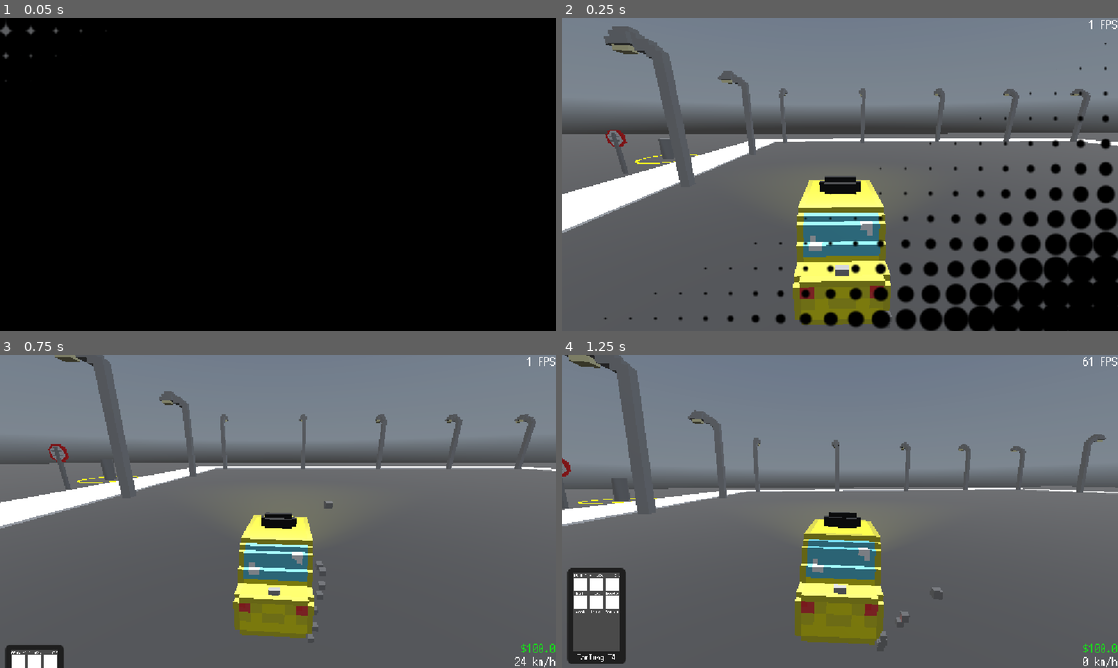
Above: before the commit, frames 1-4 (two rows, left to right).
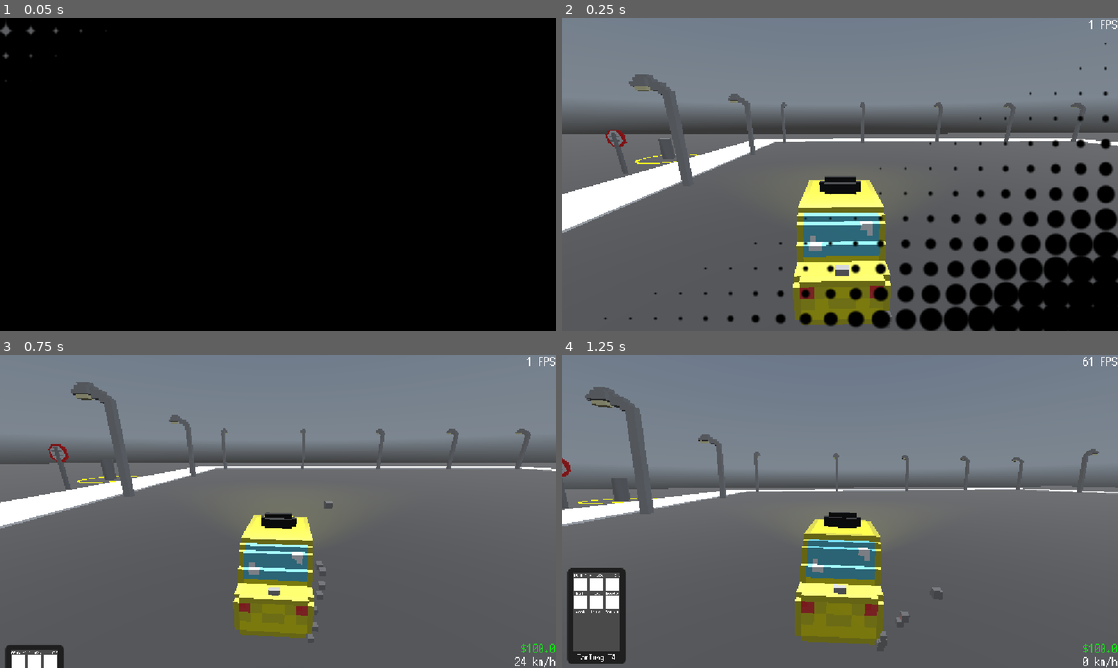
Above: after the commit, the same moments.

Repository: RafaeloxMC/super-taxi-sim
Game: Godot game, scene res://scenes/map/world.tscn
Two runs of this game, one before a commit and one after it. Both use one fixed random seed, a clock stepped at 60 frames per second and the inputs below. This scene is started directly instead of the project's main scene. A sky picture missing from this copy of the repository is replaced by a grey-blue gradient.
Inputs (mouse positions are in pixels of both pictures, inside the frame that each line leads up to):
- Up to frame 1 (0.05 s): no input
- Up to frame 2 (0.25 s): no input
- Up to frame 3 (0.75 s): tap Enter at 0.5 s; move the mouse to (400, 495) at 0.52 s; hold D (steer_right) from 0.53 s (still down); tap Q (phone) at 0.6 s; click (400, 495) at 0.67 s
- Up to frame 4 (1.25 s): keep holding D (steer_right)

Frame 1 is identical in both runs. In frame 2, 2.1% of the frame differs, in the area x 7-96%, y 2-53%; in frame 3, 1.7%; in frame 4, 2.3%, in the area x 0-98%, y 0-51%.

Commit message:
Decrease street lamp size

Diff:
--- a/scenes/map/street_lamp.tscn
+++ b/scenes/map/street_lamp.tscn
@@ -4,6 +4,7 @@
 [ext_resource type="PackedScene" uid="uid://btqr5bbym8hgn" path="res://assets/models/street_lamp.gltf" id="2_uli3y"]
 
 [node name="StreetLamp" type="Node3D"]
+transform = Transform3D(0.75, 0, 0, 0, 0.75, 0, 0, 0, 0.75, 0, 0, 0)
 script = ExtResource("1_i31hr")
 
 [node name="Model" parent="." instance=ExtResource("2_uli3y")]
--- a/scenes/map/world.tscn
+++ b/scenes/map/world.tscn
@@ -110,55 +110,55 @@
 [node name="Lamps" type="Node3D" parent="."]
 
 [node name="StreetLamp" parent="Lamps" instance=ExtResource("11_5kusv")]
-transform = Transform3D(1, 0, 0, 0, 1, 0, 0, 0, 1, -7.11, 0.3, 45.893)
+transform = Transform3D(0.75, 0, 0, 0, 0.75, 0, 0, 0, 0.75, -7.11, 0.3, 45.893)
 
 [node name="StreetLamp2" parent="Lamps" instance=ExtResource("11_5kusv")]
-transform = Transform3D(1, 0, 0, 0, 1, 0, 0, 0, 1, 11.833193, 0.3, 45.89321)
+transform = Transform3D(0.75, 0, 0, 0, 0.75, 0, 0, 0, 0.75, 11.833193, 0.3, 45.89321)
 
 [node name="StreetLamp3" parent="Lamps" instance=ExtResource("11_5kusv")]
-transform = Transform3D(1, 0, 0, 0, 1, 0, 0, 0, 1, -25.645296, 0.3, 45.89321)
+transform = Transform3D(0.75, 0, 0, 0, 0.75, 0, 0, 0, 0.75, -25.645296, 0.3, 45.89321)
 
 [node name="StreetLamp4" parent="Lamps" instance=ExtResource("11_5kusv")]
-transform = Transform3D(1, 0, 0, 0, 1, 0, 0, 0, 1, -43.07625, 0.3, 45.89321)
+transform = Transform3D(0.75, 0, 0, 0, 0.75, 0, 0, 0, 0.75, -43.07625, 0.3, 45.89321)
 
 [node name="StreetLamp5" parent="Lamps" instance=ExtResource("11_5kusv")]
-transform = Transform3D(1, 0, 0, 0, 1, 0, 0, 0, 1, -60.230316, 0.3, 45.89321)
+transform = Transform3D(0.75, 0, 0, 0, 0.75, 0, 0, 0, 0.75, -60.230316, 0.3, 45.89321)
 
 [node name="StreetLamp6" parent="Lamps" instance=ExtResource("11_5kusv")]
-transform = Transform3D(-1, 0, -8.742278e-08, 0, 1, 0, 8.742278e-08, 0, -1, -7.109619, 0.3, -20.52594)
+transform = Transform3D(-0.75, 0, -1.13246855e-07, 0, 0.75, 0, 1.13246855e-07, 0, -0.75, -7.109619, 0.3, -20.52594)
 
 [node name="StreetLamp7" parent="Lamps" instance=ExtResource("11_5kusv")]
-transform = Transform3D(-1, 0, -8.742278e-08, 0, 1, 0, 8.742278e-08, 0, -1, 11.833193, 0.3, -20.52594)
+transform = Transform3D(-0.75, 0, -1.13246855e-07, 0, 0.75, 0, 1.13246855e-07, 0, -0.75, 11.833193, 0.3, -20.52594)
 
 [node name="StreetLamp8" parent="Lamps" instance=ExtResource("11_5kusv")]
-transform = Transform3D(-1, 0, -8.742278e-08, 0, 1, 0, 8.742278e-08, 0, -1, -25.645296, 0.3, -20.52594)
+transform = Transform3D(-0.75, 0, -1.13246855e-07, 0, 0.75, 0, 1.13246855e-07, 0, -0.75, -25.645296, 0.3, -20.52594)
 
 [node name="StreetLamp9" parent="Lamps" instance=ExtResource("11_5kusv")]
-transform = Transform3D(-1, 0, -8.742278e-08, 0, 1, 0, 8.742278e-08, 0, -1, -43.07625, 0.3, -20.52594)
+transform = Transform3D(-0.75, 0, -1.13246855e-07, 0, 0.75, 0, 1.13246855e-07, 0, -0.75, -43.07625, 0.3, -20.52594)
 
 [node name="StreetLamp10" parent="Lamps" instance=ExtResource("11_5kusv")]
-transform = Transform3D(-1, 0, -8.742278e-08, 0, 1, 0, 8.742278e-08, 0, -1, -58.256374, 0.3, -20.52594)
+transform = Transform3D(-0.75, 0, -1.13246855e-07, 0, 0.75, 0, 1.13246855e-07, 0, -0.75, -58.256374, 0.3, -20.52594)
 
 [node name="StreetLamp11" parent="Lamps" instance=ExtResource("11_5kusv")]
-transform = Transform3D(-4.371139e-08, 0, -1, 0, 1, 0, 1, 0, -4.371139e-08, -60.20303, 0.3, -16.172916)
+transform = Transform3D(-3.278354e-08, 0, -0.75, 0, 0.75, 0, 0.75, 0, -3.278354e-08, -60.20303, 0.3, -16.172916)
 
 [node name="StreetLamp12" parent="Lamps" instance=ExtResource("11_5kusv")]
-transform = Transform3D(-4.371139e-08, 0, -1, 0, 1, 0, 1, 0, -4.371139e-08, -60.20303, 0.3, 0.39247322)
+transform = Transform3D(-3.278354e-08, 0, -0.75, 0, 0.75, 0, 0.75, 0, -3.278354e-08, -60.20303, 0.3, 0.39247322)
 
 [node name="StreetLamp13" parent="Lamps" instance=ExtResource("11_5kusv")]
-transform = Transform3D(-4.371139e-08, 0, -1, 0, 1, 0, 1, 0, -4.371139e-08, -60.20303, 0.3, 16.776602)
+transform = Transform3D(-3.278354e-08, 0, -0.75, 0, 0.75, 0, 0.75, 0, -3.278354e-08, -60.20303, 0.3, 16.776602)
 
 [node name="StreetLamp14" parent="Lamps" instance=ExtResource("11_5kusv")]
-transform = Transform3D(-4.371139e-08, 0, -1, 0, 1, 0, 1, 0, -4.371139e-08, -60.20303, 0.3, 32.21723)
+transform = Transform3D(-3.278354e-08, 0, -0.75, 0, 0.75, 0, 0.75, 0, -3.278354e-08, -60.20303, 0.3, 32.21723)
 
 [node name="StreetLamp16" parent="Lamps" instance=ExtResource("11_5kusv")]
-transform = Transform3D(-4.371139e-08, 0, 1, 0, 1, 0, -1, 0, -4.371139e-08, 13.139553, 0.3, -2.5453186)
+transform = Transform3D(-3.278354e-08, 0, 0.75, 0, 0.75, 0, -0.75, 0, -3.278354e-08, 13.139553, 0.3, -2.5453186)
 
 [node name="StreetLamp17" parent="Lamps" instance=ExtResource("11_5kusv")]
-transform = Transform3D(-4.371139e-08, 0, 1, 0, 1, 0, -1, 0, -4.371139e-08, 13.139553, 0.3, 13.83881)
+transform = Transform3D(-3.278354e-08, 0, 0.75, 0, 0.75, 0, -0.75, 0, -3.278354e-08, 13.139553, 0.3, 13.83881)
 
 [node name="StreetLamp18" parent="Lamps" instance=ExtResource("11_5kusv")]
-transform = Transform3D(-4.371139e-08, 0, 1, 0, 1, 0, -1, 0, -4.371139e-08, 13.139553, 0.3, 29.27944)
+transform = Transform3D(-3.278354e-08, 0, 0.75, 0, 0.75, 0, -0.75, 0, -3.278354e-08, 13.139553, 0.3, 29.27944)
 
 [node name="Camera3D" type="Camera3D" parent="." node_paths=PackedStringArray("target")]
 transform = Transform3D(-1, 0, -8.742278e-08, 0, 1, 0, 8.742278e-08, 0, -1, 0, 9.123532, 0)
